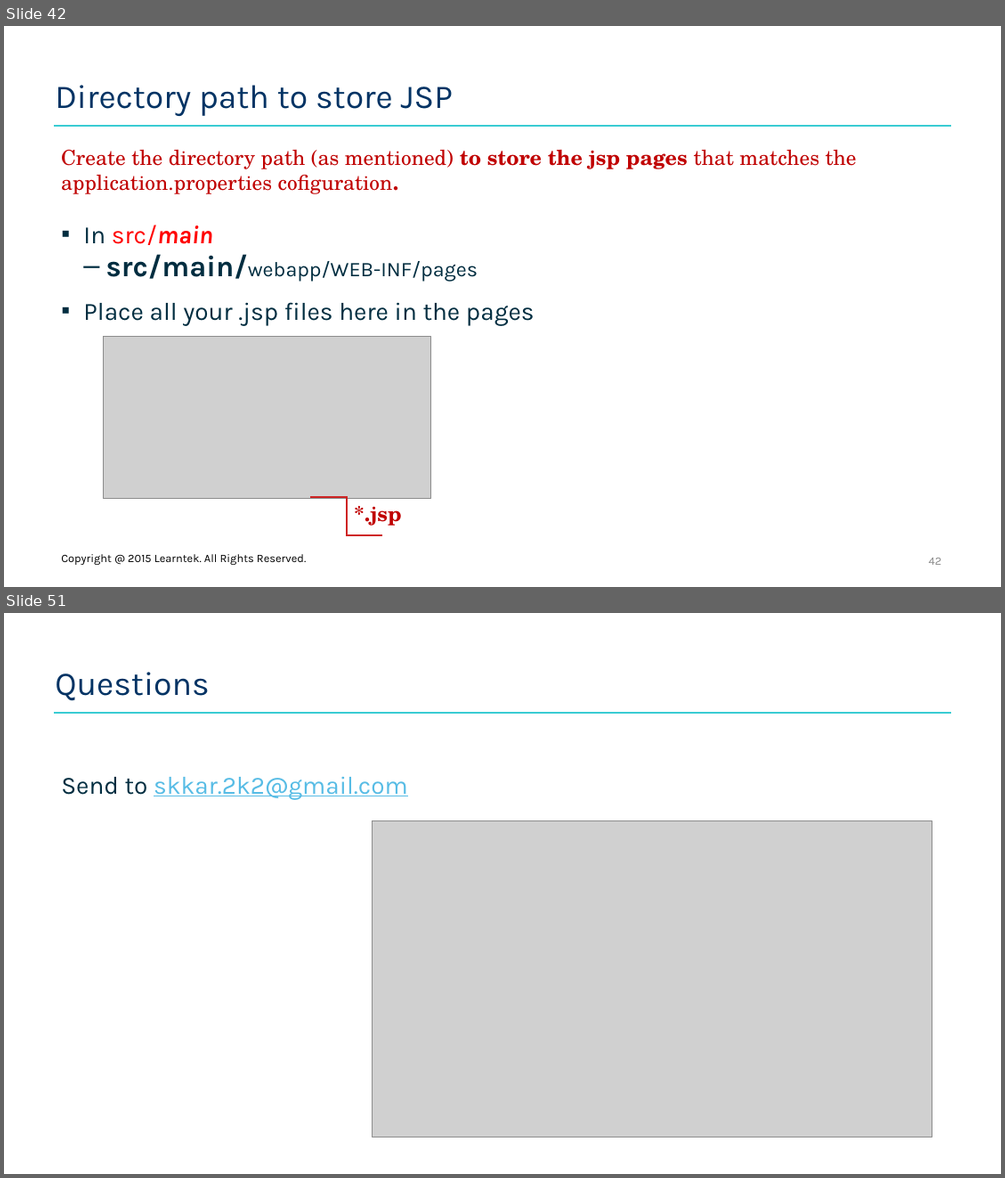
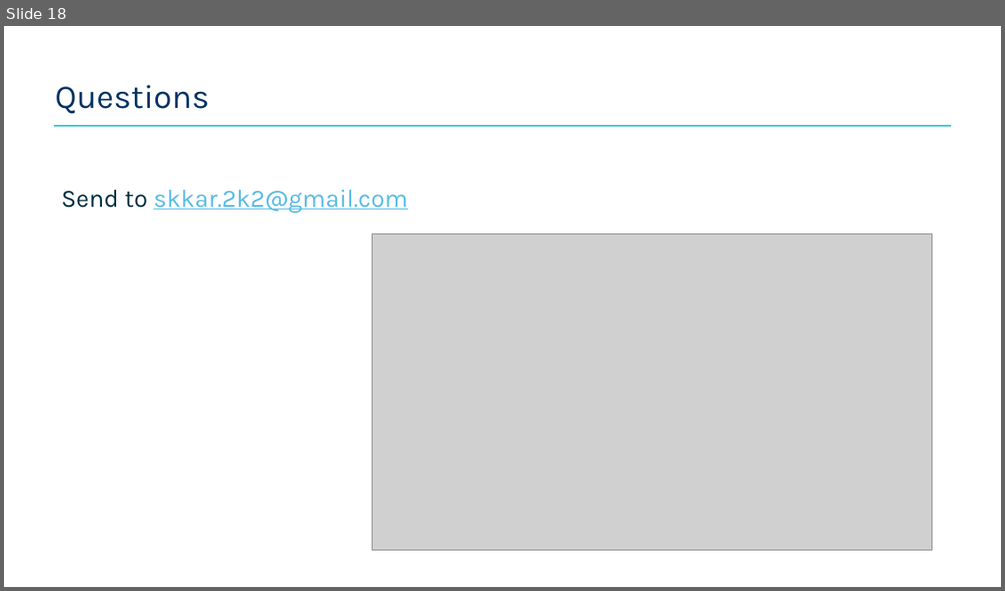
Before and after one commit to santoshkar/SpringBoot, a slide deck: Presentations/Part-1-Spring Boot.pptx. Shown one above the other, each under a label of ours: slides 42 and 51 before the commit, slide 18 after it; the slides between them are not shown. The pictures are 1005x1178 and 1005x591 pixels, drawn with LibreOffice and Linux fonts; fonts in the diff are those of the drawing; grey boxes stand for pictures; background and template pictures are left out. Boxes give left, top, right and bottom in pixels: in the first picture for what was removed or moved away, otherwise in the second. Text is boxed around its words. In the diff, an @@ line names an element or a change of style, - is before the commit and + after.

```diff
--- a/Presentations/Part-1-Spring Boot.pptx
+++ b/Presentations/Part-1-Spring Boot.pptx
@@ slide 42 removed at bbox=[4, 26, 1001, 587], background #FFFFFF; not listed: 1 template element that a slide beside it also shows @@
@@ title removed at bbox=[55, 85, 453, 116] @@
-Directory path to store JSP
@@ text removed at bbox=[61, 149, 857, 194] @@
-Create the directory path (as mentioned) to store the jsp pages that matches the application.properties cofiguration.
@@ text removed at bbox=[83, 224, 534, 326] @@
-▪ In src/main
-  – src/main/webapp/WEB-INF/pages
-▪ Place all your .jsp files here in the pages
@@ picture removed at bbox=[104, 337, 431, 498] @@
@@ elbow line removed from (310, 496) to (382, 535) @@
@@ text removed at bbox=[354, 506, 402, 525] @@
-*.jsp
@@ text removed at bbox=[61, 554, 306, 564] @@
-Copyright @ 2015 Learntek. All Rights Reserved.
@@ page number removed at bbox=[929, 557, 942, 564] @@
-42
@@ what was slide 51 is now slide 18 @@
```
Also in this commit, not shown: 32 other slides removed, 11 other files.
